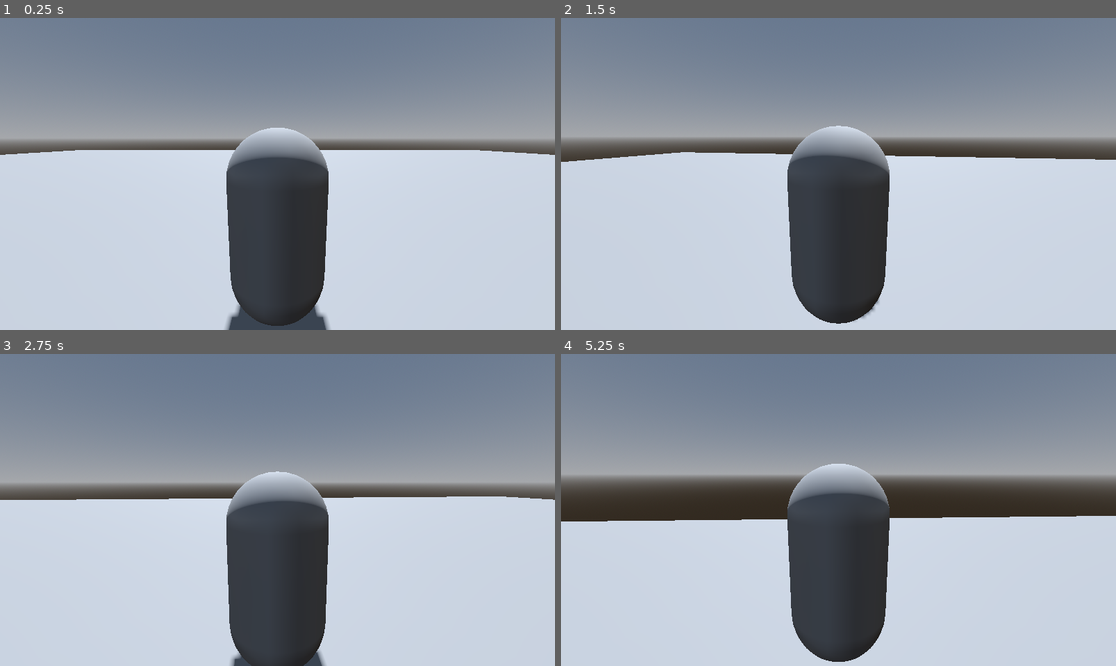
Above: before the commit, frames 1-4 (two rows, left to right).
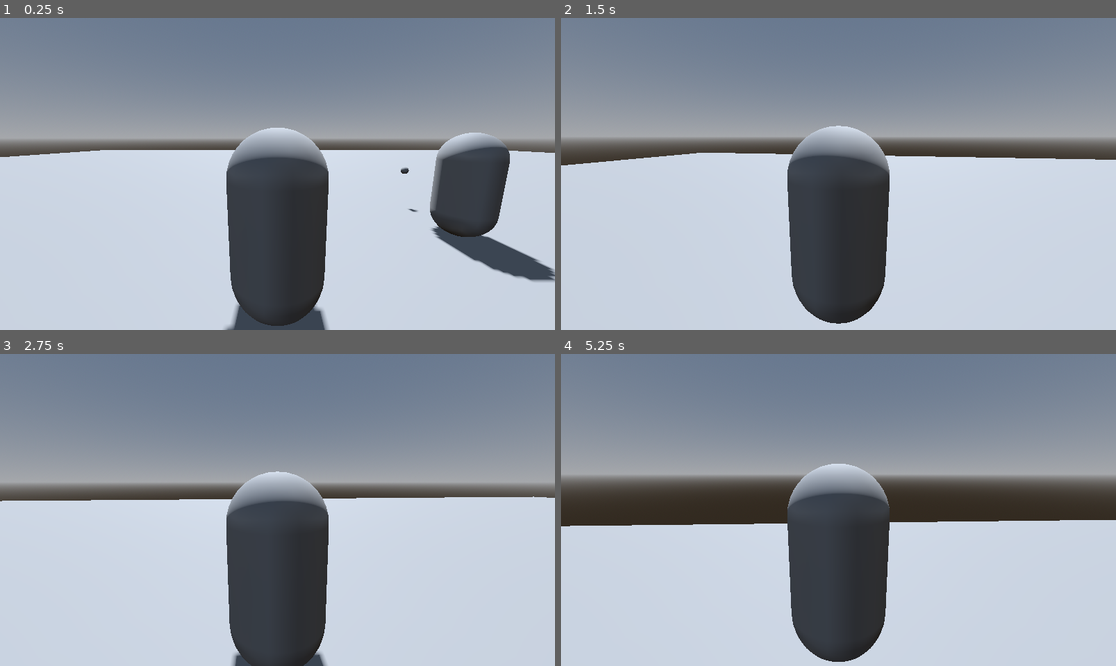
Above: after the commit, the same moments.

Repository: userext122021/godot_rpg_project
Game: Godot game, scene res://main.tscn
The game is run twice, just before and just after one commit, with the same random seed, the same clock (stepped at 60 frames per second) and the same inputs.
Inputs (mouse positions are in pixels of both pictures, inside the frame that each line leads up to):
- Up to frame 1 (0.25 s): no input
- Up to frame 2 (1.5 s): move the mouse to (866, 174) at 0.52 s; press the mouse at (866, 174) at 0.53 s; hold W (move_forward) from 0.53 s (still down); tap Space (jump) at 0.77 s; move the mouse to (810, 174) at 1.27 s; release the mouse at (810, 174) at 1.28 s; tap E (interact) at 1.35 s
- Up to frame 3 (2.75 s): keep holding W (move_forward); tap Space (jump) at 1.52 s; move the mouse to (288, 503) at 2.02 s; press the mouse at (288, 503) at 2.03 s
- Up to frame 4 (5.25 s): keep holding W (move_forward); move the mouse to (832, 516) at 2.77 s; release the mouse at (832, 516) at 2.78 s; tap E (interact) at 2.85, 4.35 s; tap Space (jump) at 3.02, 3.77, 4.52 s; move the mouse to (877, 513) at 3.52 s; press the mouse at (877, 513) at 3.53 s; move the mouse to (794, 506) at 4.27 s; release the mouse at (794, 506) at 4.28 s; move the mouse to (844, 510) at 5.02 s; press the mouse at (844, 510) at 5.03 s

The runs differ from the first frame. In frame 1, 5.7% of the frame differs, in the area x 0-100%, y 36-100%; in frame 2, 0.2%; in frame 3, 0.3%; in frame 4, 1.1%.

Commit message:
навигация

Diff:
--- a/examples/example_scene/example_scene.tscn
+++ b/examples/example_scene/example_scene.tscn
@@ -21,11 +21,17 @@
 background_mode = 2
 sky = SubResource("Sky_3j6rv")
 
-[sub_resource type="PlaneMesh" id="PlaneMesh_1kmlx"]
-size = Vector2(64, 64)
+[sub_resource type="Resource" id="Resource_kwhvy"]
+script = ExtResource("11_wvpry")
+metadata/_custom_type_script = "uid://cfm5bwss6j1sn"
 
-[sub_resource type="BoxShape3D" id="BoxShape3D_vx6j6"]
-size = Vector3(64, 1, 64)
+[sub_resource type="Resource" id="Resource_ff2r5"]
+script = ExtResource("2_vx6j6")
+entity_name = "player"
+entity_category = "player"
+metadata/_custom_type_script = "uid://bwgfc7v7io1hh"
+
+[sub_resource type="CapsuleShape3D" id="CapsuleShape3D_wvpry"]
 
 [sub_resource type="Resource" id="Resource_wvpry"]
 script = ExtResource("2_vx6j6")
@@ -38,9 +44,15 @@
 script = ExtResource("8_wh25s")
 metadata/_custom_type_script = "uid://dsyhdks3kftvo"
 
-[sub_resource type="Resource" id="Resource_kwhvy"]
-script = ExtResource("11_wvpry")
-metadata/_custom_type_script = "uid://cfm5bwss6j1sn"
+[sub_resource type="NavigationMesh" id="NavigationMesh_wvpry"]
+vertices = PackedVector3Array(-31.5, 0.5, -31.5, -31.5, 0.5, 31.5, 31.5, 0.5, 31.5, 31.5, 0.5, -31.5)
+polygons = [PackedInt32Array(3, 2, 0), PackedInt32Array(0, 2, 1)]
+
+[sub_resource type="PlaneMesh" id="PlaneMesh_1kmlx"]
+size = Vector2(64, 64)
+
+[sub_resource type="BoxShape3D" id="BoxShape3D_vx6j6"]
+size = Vector3(64, 1, 64)
 
 [node name="ExampleScene" type="Node3D"]
 script = ExtResource("1_n2gaa")
@@ -52,28 +64,6 @@
 transform = Transform3D(1, 0, 0, 0, -0.50000006, 0.8660254, 0, -0.8660254, -0.50000006, 0, 15, 0)
 shadow_enabled = true
 
-[node name="Ground" type="StaticBody3D" parent="."]
-
-[node name="MeshInstance3D" type="MeshInstance3D" parent="Ground"]
-mesh = SubResource("PlaneMesh_1kmlx")
-
-[node name="CollisionShape3D" type="CollisionShape3D" parent="Ground"]
-transform = Transform3D(1, 0, 0, 0, 1, 0, 0, 0, 1, 0, -0.5, 0)
-shape = SubResource("BoxShape3D_vx6j6")
-
-[node name="BaseProp" parent="." instance=ExtResource("4_3wino")]
-transform = Transform3D(1, 0, 0, 0, 1, 0, 0, 0, 1, 0, 0, 9)
-
-[node name="Interactable" parent="BaseProp" instance=ExtResource("5_k3qqm")]
-
-[node name="BaseEnemy" parent="." instance=ExtResource("6_k3qqm")]
-transform = Transform3D(1, 0, 0, 0, 1, 0, 0, 0, 1, 0, 0, -9)
-stats_data = SubResource("Resource_wvpry")
-
-[node name="BaseWeapon" parent="BaseEnemy" instance=ExtResource("7_bqblc")]
-transform = Transform3D(1, 0, 0, 0, 1, 0, 0, 0, 1, 0, 1, 0)
-data = SubResource("Resource_3j6rv")
-
 [node name="Ui" parent="." node_paths=PackedStringArray("player") instance=ExtResource("9_3j6rv")]
 player = NodePath("../ExamplePlayer")
 
@@ -82,3 +72,35 @@
 data = SubResource("Resource_kwhvy")
 
 [node name="ExamplePlayer" parent="." instance=ExtResource("11_kwhvy")]
+transform = Transform3D(1, 0, 0, 0, 1, 0, 0, 0, 1, -4, 0, 0)
+stats_data = SubResource("Resource_ff2r5")
+
+[node name="CollisionShape3D" parent="ExamplePlayer" index="1"]
+shape = SubResource("CapsuleShape3D_wvpry")
+
+[node name="BaseEnemy" parent="." instance=ExtResource("6_k3qqm")]
+transform = Transform3D(1, 0, 0, 0, 1, 0, 0, 0, 1, 0, 0, -2)
+stats_data = SubResource("Resource_wvpry")
+
+[node name="BaseWeapon" parent="BaseEnemy" instance=ExtResource("7_bqblc")]
+transform = Transform3D(1, 0, 0, 0, 1, 0, 0, 0, 1, 0, 1, 0)
+data = SubResource("Resource_3j6rv")
+
+[node name="BaseProp" parent="BaseEnemy" instance=ExtResource("4_3wino")]
+transform = Transform3D(1, 0, 0, 0, 1, 0, 0, 0, 1, 0, 0, 11)
+
+[node name="Interactable" parent="BaseEnemy/BaseProp" instance=ExtResource("5_k3qqm")]
+
+[node name="NavigationRegion3D" type="NavigationRegion3D" parent="."]
+navigation_mesh = SubResource("NavigationMesh_wvpry")
+
+[node name="Ground" type="StaticBody3D" parent="NavigationRegion3D"]
+
+[node name="MeshInstance3D" type="MeshInstance3D" parent="NavigationRegion3D/Ground"]
+mesh = SubResource("PlaneMesh_1kmlx")
+
+[node name="CollisionShape3D" type="CollisionShape3D" parent="NavigationRegion3D/Ground"]
+transform = Transform3D(1, 0, 0, 0, 1, 0, 0, 0, 1, 0, -0.5, 0)
+shape = SubResource("BoxShape3D_vx6j6")
+
+[editable path="ExamplePlayer"]
--- a/game_objects/entities/base_ai_entity.gd
+++ b/game_objects/entities/base_ai_entity.gd
@@ -7,13 +7,13 @@
 
 @onready var nav_agent: NavigationAgent3D = $NavigationAgent3D
 @export var target_position: Vector3
-@export var minimal_distance: float = 1.5
+@export var minimal_distance: float = 0.5
 @export var speed: float = 3.0
 @export var ai:BaseAI
 var is_target_reached:bool=false
 func _ready() -> void:
 	super._ready()
-	nav_agent.path_desired_distance = 0.5
+	nav_agent.path_desired_distance = 1.5
 	nav_agent.target_desired_distance = minimal_distance
 	$DetectionArea/CollisionShape3D.shape=$DetectionArea/CollisionShape3D.shape.duplicate()
 	$DetectionArea/CollisionShape3D.shape.radius=stats.data.detection_radius
@@ -46,12 +46,44 @@
 		ai._update(delta)
 
 func move_to_target(delta: float):
+	# 1. Обновляем цель в агенте только если она реально изменилась
+	if nav_agent.target_position != target_position:
+		nav_agent.target_position = target_position
+	#print("Path points count: ", nav_agent.get_current_navigation_path().size())
+	# 2. Если агент считает, что пришел — сбрасываем скорость и выходим
+	if nav_agent.is_navigation_finished():
+		stop_moving()
+		return
+
+	# 3. Получаем следующую точку пути
+	var next_pos: Vector3 = nav_agent.get_next_path_position()
+
+	# 4. Рассчитываем направление (только по горизонтали XZ)
+	var dir = global_position.direction_to(next_pos)
+	dir.y = 0
+	dir = dir.normalized()
+
+	# 5. Если мы не стоим на месте (есть куда идти)
+	if dir.length() > 0.01:
+		# Применяем скорость из конфига статов
+		var current_speed = stats.data.speed
+		velocity.x = dir.x * current_speed
+		velocity.z = dir.z * current_speed
+
+		# Поворачиваем персонажа лицом к следующей точке пути
+		#rotate_towards_position(next_pos, delta)
+		is_walking = true
+	else:
+		stop_moving()
+
+
+func move_to_target1(delta: float):
 	speed=stats.data.speed
 	if global_position.distance_to(target_position)<minimal_distance:
-
 		return
 
-	rotate_towards_direction(delta)
+	rotate_towards_position(target_position,delta)
+
 	#$Pivot.look_at(target_position,up_direction,false)
 	#global_rotation.y=$Pivot.global_rotation.y
 	velocity.x=-basis.z.x*speed
@@ -60,8 +92,10 @@
 
 
 
-func rotate_towards_direction(delta: float):
-	$Pivot.look_at(target_position,up_direction,false)
+func rotate_towards_position(pos:Vector3, delta: float):
+	if pos==global_position:
+		return
+	$Pivot.look_at(pos,up_direction,false)
 
 	rotation.y =  lerp_angle(global_rotation.y, $Pivot.global_rotation.y, stats_data.rotation_speed*delta)
 
--- a/game_objects/entities/base_ai_entity.tscn
+++ b/game_objects/entities/base_ai_entity.tscn
@@ -9,7 +9,7 @@
 [node name="BaseAIEntity" instance=ExtResource("1_ro7we")]
 script = ExtResource("2_xpw5l")
 target_position = Vector3(0, 0, 0)
-minimal_distance = 1.5
+minimal_distance = 0.5
 speed = 3.0
 
 [node name="NavigationAgent3D" type="NavigationAgent3D" parent="." index="4"]
--- a/game_objects/entities/base_enemy/base_enemy.tscn
+++ b/game_objects/entities/base_enemy/base_enemy.tscn
@@ -4,7 +4,8 @@
 [ext_resource type="Script" uid="uid://bf862rvp5rmyh" path="res://game_objects/entities/base_enemy/base_enemy.gd" id="2_cnlrc"]
 [ext_resource type="PackedScene" uid="uid://cngbior8sf636" path="res://game_objects/entities/base_enemy/base_enemy_ai.tscn" id="2_ff35n"]
 
-[node name="BaseEnemy" instance=ExtResource("1_ljoty")]
+[node name="BaseEnemy" node_paths=PackedStringArray("ai") instance=ExtResource("1_ljoty")]
 script = ExtResource("2_cnlrc")
+ai = NodePath("BaseEnemyAI")
 
 [node name="BaseEnemyAI" parent="." index="6" instance=ExtResource("2_ff35n")]
Not shown: 1 places in examples/example_scene/example_scene.tscn that only renumber resources
